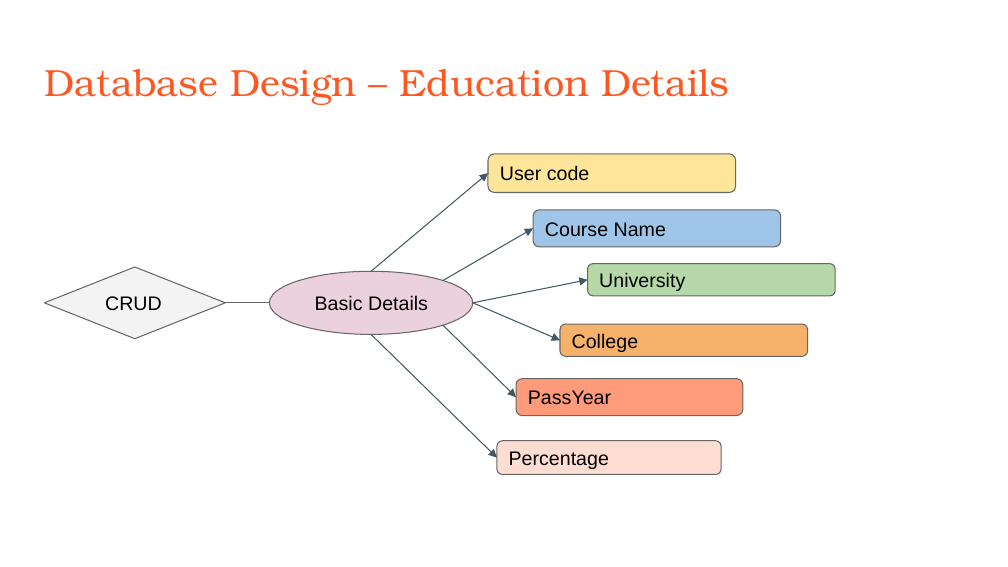
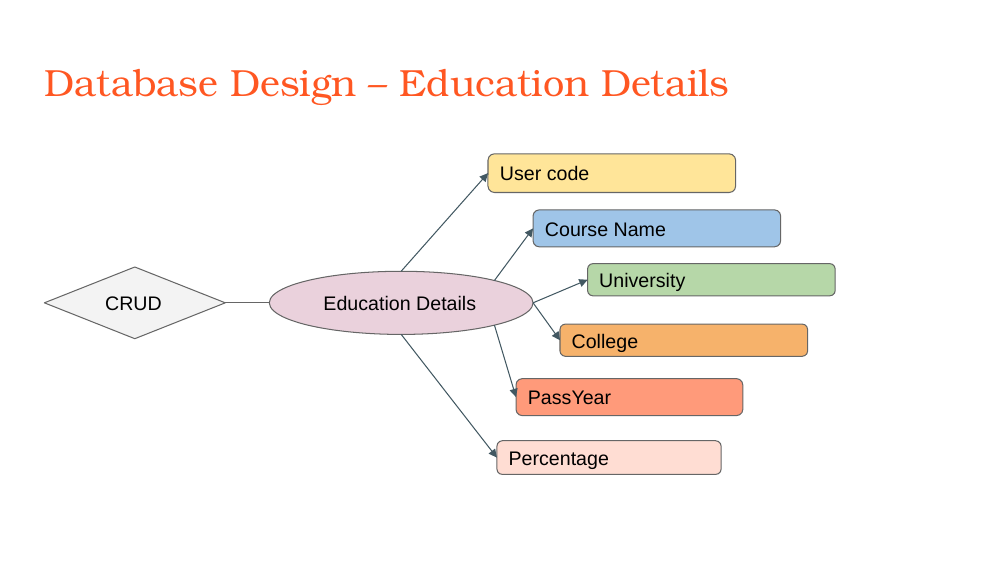
Before and after one commit to abithjvinith/ict_ppt, a slide deck: slide 6 of ICTACT-Project Presentation.pptx. Drawn at 1008x567 pixels with LibreOffice and Linux fonts; fonts in the diff are those of the drawing; background and template pictures are left out. Boxes give left, top, right and bottom in pixels: in the first picture for what was removed or moved away, otherwise in the second. Text is boxed around its words. In the diff, an @@ line names an element or a change of style, - is before the commit and + after.

```diff
--- a/ICTACT-Project Presentation.pptx
+++ b/ICTACT-Project Presentation.pptx
@@ arrow moved from (371, 271) - (488, 173) to (401, 271) - (488, 173) @@
@@ arrow moved from (443, 280) - (533, 229) to (495, 280) - (533, 229) @@
@@ ellipse "Education Details": place and size @@
-ellipse "Education Details" at <box>269,271,473,335</box>
+ellipse "Education Details" at <box>269,271,533,335</box>
@@ text in ellipse at <box>323,295,476,311</box>: text changed @@
-Basic Details
+Education Details
@@ arrow moved from (473, 302) - (588, 280) to (533, 302) - (588, 280) @@
@@ arrow moved from (443, 326) - (516, 397) to (495, 326) - (516, 397) @@
@@ arrow moved from (473, 302) - (560, 341) to (533, 302) - (560, 341) @@
@@ arrow moved from (371, 335) - (497, 458) to (401, 335) - (497, 458) @@
```
Also in this commit, not shown: 1 other slide changed.
